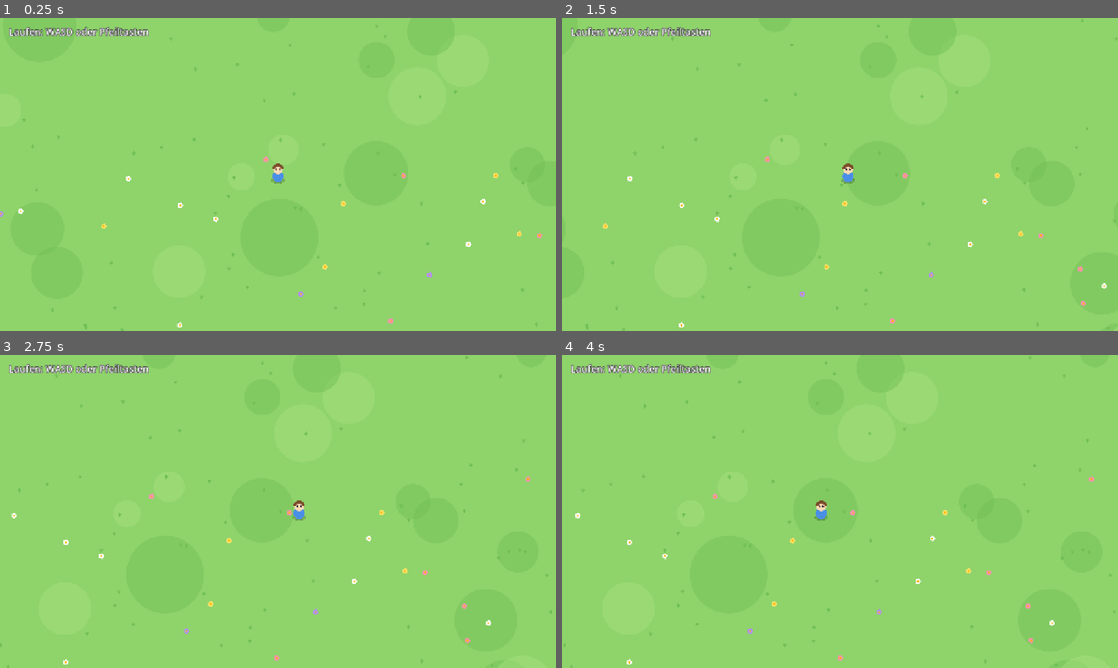
Above: before the commit, frames 1-4 (two rows, left to right).
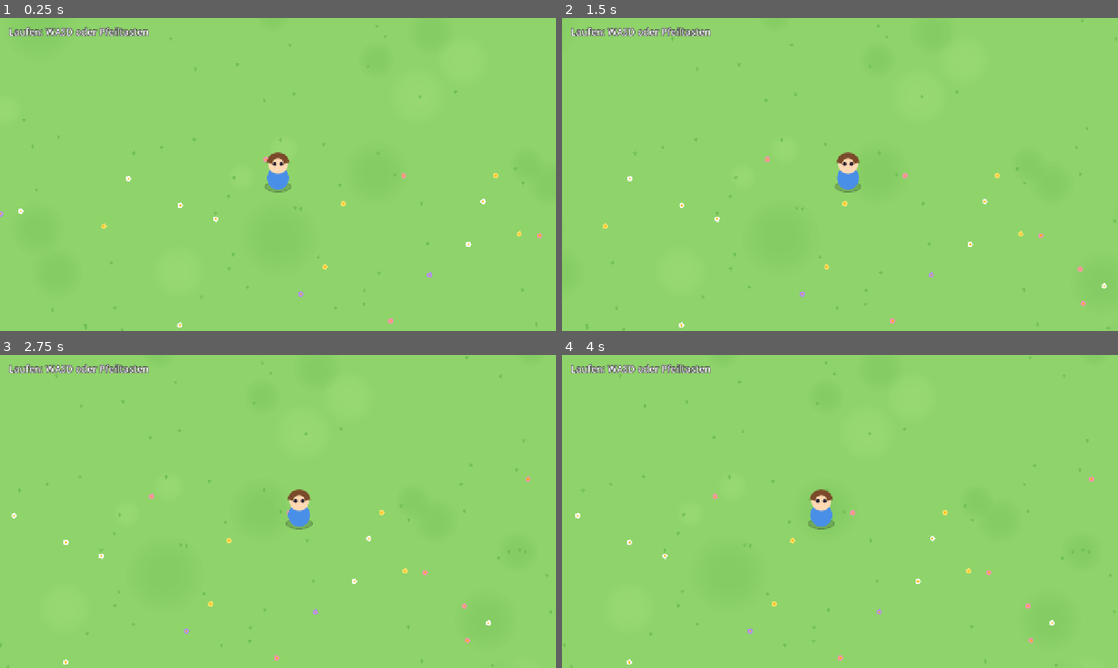
Above: after the commit, the same moments.

Repository: genben-sb3/endlose-lande
Game: Godot game, scene res://scenes/main/main.tscn
Same seed, same stepped clock (60 frames per second), same inputs: the game is played once before the commit and once after it.
Inputs (mouse positions are in pixels of both pictures, inside the frame that each line leads up to):
- Up to frame 1 (0.25 s): no input
- Up to frame 2 (1.5 s): tap Enter at 0.5 s; move the mouse to (962, 158) at 0.52 s; hold D (move_right) 0.53-1.25 s; hold Shift 0.53-1.25 s; click (962, 158) at 0.67 s; drag from (728, 190) to (812, 237) at 1.27 s
- Up to frame 3 (2.75 s): move the mouse to (333, 442) at 2.02 s; hold D (move_right) from 2.03 s (still down); tap Ctrl at 2.1 s
- Up to frame 4 (4 s): release D (move_right) at 2.75 s; drag from (812, 574) to (673, 464) at 2.77 s; move the mouse to (1006, 558) at 3.52 s; hold A (move_left) from 3.53 s (still down); tap Alt at 3.6 s

The runs differ from the first frame. In frame 1, 0.4% of the frame differs, in the area x 47-53%, y 42-56%; in frame 2, 0.4%; in frame 3, 0.4%; in frame 4, 0.4%, in the area x 44-49%, y 42-56%.

Commit message:
Screenshot-Werkzeug, größere Figur, weichere Wiese
- tools/screenshots.sh: Screenshots ohne Bildschirm (Xvfb auf :42)
- Spielfigur doppelt so groß (Kollision angepasst)
- Wiesen-Flecken mit weichem Rand
- 2D-MSAA entfernt (im Compatibility-Renderer nicht unterstützt)

Co-Authored-By: Claude Opus 5.5 <noreply@anthropic.com>
Claude-Session: https://claude.ai/code/session_01DiPxLGLukth3iQpoTynYB8

Diff:
--- a/project.godot
+++ b/project.godot
@@ -56,4 +56,3 @@
 renderer/rendering_method="gl_compatibility"
 renderer/rendering_method.mobile="gl_compatibility"
 textures/canvas_textures/default_texture_filter=1
-anti_aliasing/quality/msaa_2d=2
--- a/scenes/player/player.tscn
+++ b/scenes/player/player.tscn
@@ -4,7 +4,7 @@
 [ext_resource type="PackedScene" path="res://scenes/player/player_look.tscn" id="2_look"]
 
 [sub_resource type="CircleShape2D" id="CircleShape2D_body"]
-radius = 11.0
+radius = 22.0
 
 [node name="Player" type="CharacterBody2D"]
 motion_mode = 1
@@ -13,7 +13,7 @@
 [node name="Look" parent="." instance=ExtResource("2_look")]
 
 [node name="Collision" type="CollisionShape2D" parent="."]
-position = Vector2(0, 4)
+position = Vector2(0, 8)
 shape = SubResource("CircleShape2D_body")
 
 [node name="Camera" type="Camera2D" parent="."]
--- a/scenes/player/player_look.tscn
+++ b/scenes/player/player_look.tscn
@@ -3,4 +3,5 @@
 [ext_resource type="Script" path="res://scenes/player/player_look.gd" id="1_look"]
 
 [node name="PlayerLook" type="Node2D"]
+scale = Vector2(2, 2)
 script = ExtResource("1_look")
--- a/scenes/world/meadow.gd
+++ b/scenes/world/meadow.gd
@@ -29,8 +29,7 @@
 	for i in ANZAHL_FLECKEN:
 		var pos := _random_point(rng)
 		var farbe: Color = GRAS_HELL if rng.randf() < 0.5 else GRAS_DUNKEL
-		farbe.a = 0.45
-		draw_circle(pos, rng.randf_range(30, 90), farbe, true, -1.0, true)
+		_soft_circle(pos, rng.randf_range(30, 90), farbe)
 
 	# Grasbüschel: drei kleine Halme
 	for i in ANZAHL_BUESCHEL:
@@ -48,6 +47,14 @@
 		draw_circle(pos, 2.0, BLUMEN_MITTE, true, -1.0, true)
 
 
+## Ein Kreis mit weichem Rand: viele fast durchsichtige Kreise übereinander,
+## innen dichter, außen blasser.
+func _soft_circle(mitte: Vector2, radius: float, farbe: Color) -> void:
+	farbe.a = 0.07
+	for ring in 6:
+		draw_circle(mitte, radius * (1.0 - ring * 0.12), farbe, true, -1.0, true)
+
+
 ## Ein zufälliger Punkt irgendwo auf der Wiese.
 func _random_point(rng: RandomNumberGenerator) -> Vector2:
 	return Vector2(rng.randf_range(-half_size, half_size), rng.randf_range(-half_size, half_size))
--- /dev/null
+++ b/tools/screenshot.gd
@@ -0,0 +1,38 @@
+# Macht Screenshots vom Spiel, ohne dass jemand davor sitzt.
+# Aufruf (braucht einen Bildschirm, z. B. den virtuellen Xvfb):
+#   godot -s tools/screenshot.gd -- <ausgabe-ordner>
+# Lässt die Figur ein Stück laufen und speichert dabei Bilder.
+extends SceneTree
+
+## Welche Tasten nacheinander wie viele Bilder lang gedrückt werden.
+const SCHRITTE := [
+	["", 30],
+	["move_right", 40],
+	["move_down", 40],
+	["", 30],
+]
+
+
+func _initialize() -> void:
+	var ordner: String = OS.get_cmdline_user_args()[0] if OS.get_cmdline_user_args().size() > 0 else "user://screenshots"
+	DirAccess.make_dir_recursive_absolute(ordner)
+	root.add_child(load("res://scenes/main/main.tscn").instantiate())
+	_run.call_deferred(ordner)
+
+
+func _run(ordner: String) -> void:
+	var nummer := 0
+	for schritt in SCHRITTE:
+		var aktion: String = schritt[0]
+		if aktion != "":
+			Input.action_press(aktion)
+		for i in schritt[1]:
+			await process_frame
+		if aktion != "":
+			Input.action_release(aktion)
+		await RenderingServer.frame_post_draw
+		nummer += 1
+		var pfad := ordner.path_join("bild_%d.png" % nummer)
+		root.get_texture().get_image().save_png(pfad)
+		print("gespeichert: ", pfad)
+	quit()
Not shown, changed: CLAUDE.md
Not shown, added: tools/screenshots.sh
